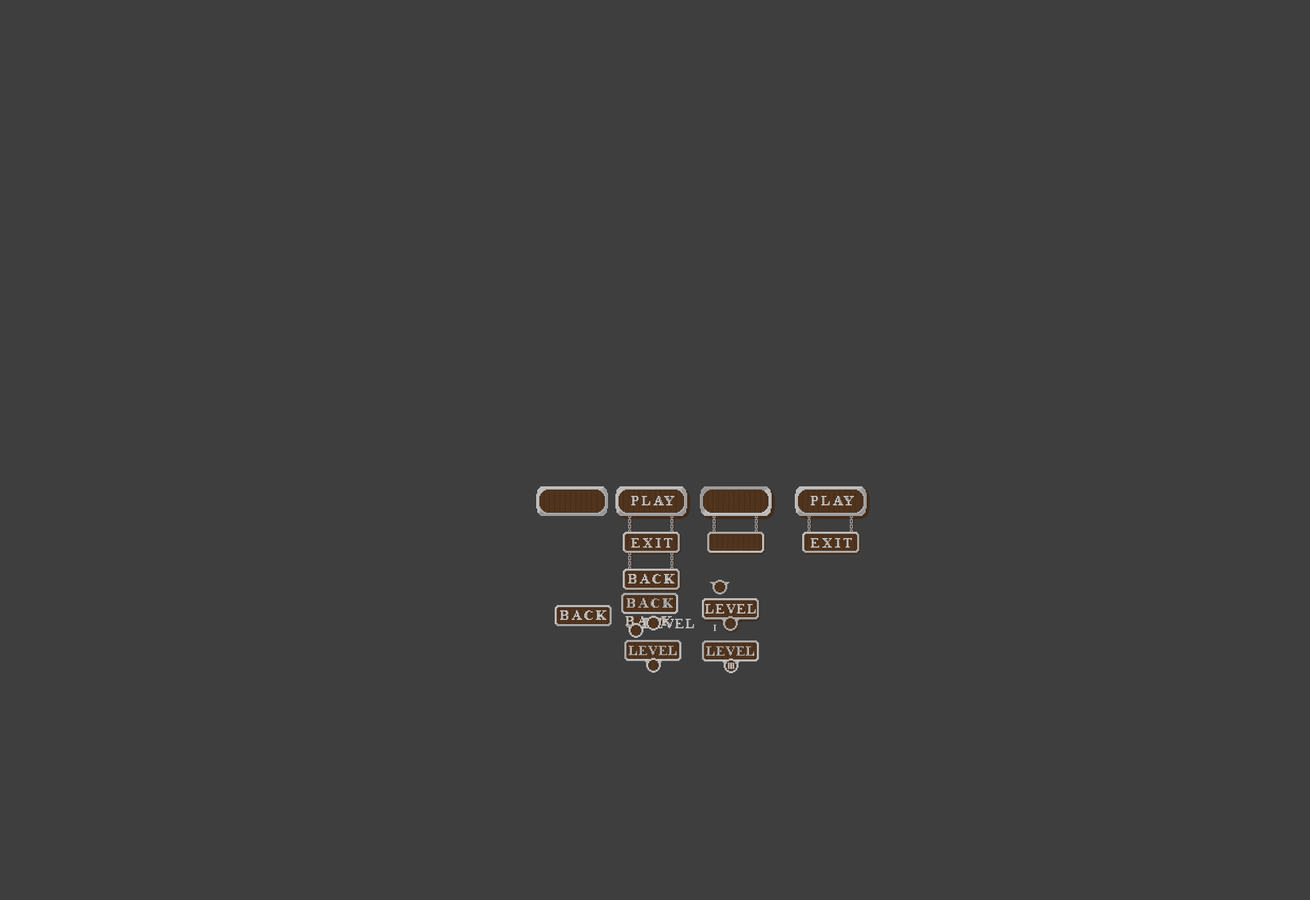
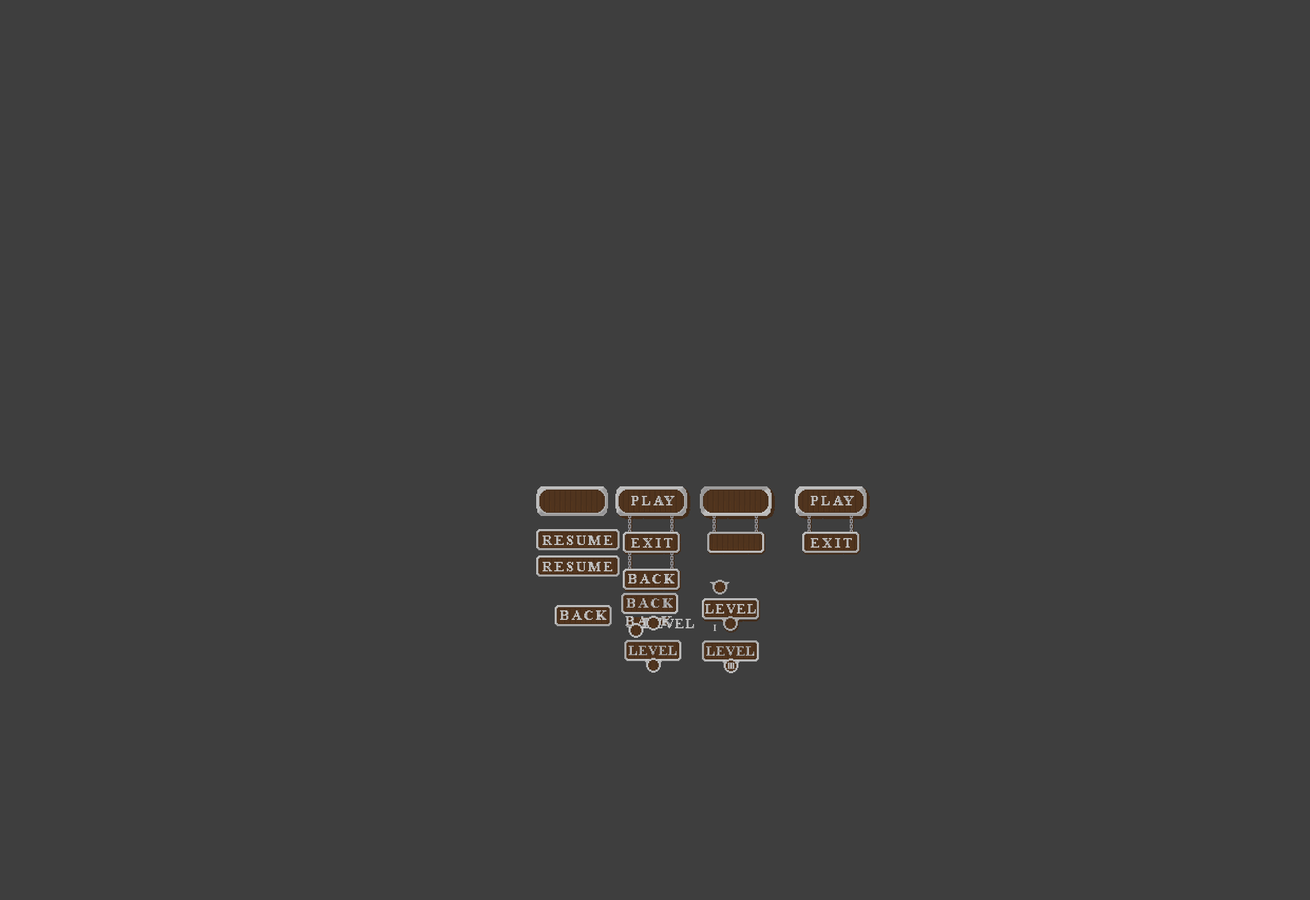
Two versions of the same layered image (1310×900). Layer-by-layer changes:
added group "Group 6" with 3 layers in group "LEVEL" over [536, 529, 620, 577]
added layer "Resume copy" in group "Group 6" over [536, 555, 620, 577]
added layer "Resume" in group "Group 6" over [536, 529, 620, 551]
added layer "Layer 16" in group "Done" over [607, 537, 612, 543]
